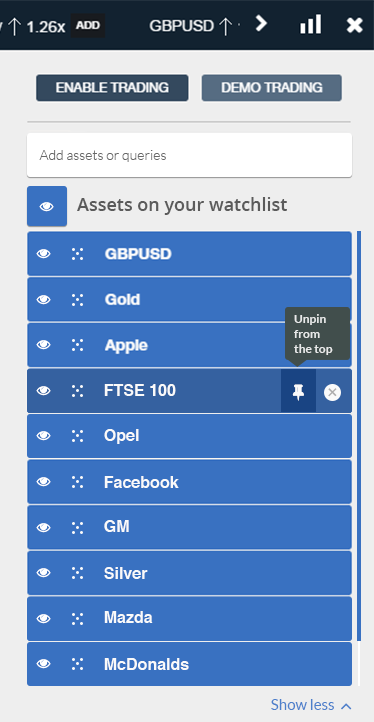
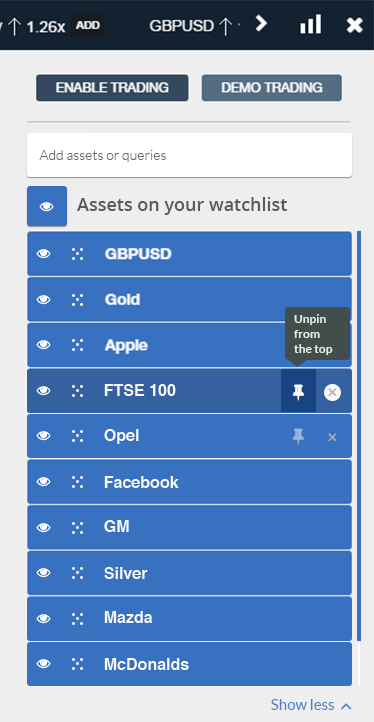
Revision of a layered 374 × 722 image; what changed, layer by layer:
added layer "action point копия 2 copy" (50%) in group "Hover (Enabled)" over left=292, top=428, right=304, bottom=445
added layer "+ copy" in group "Hover (Enabled)" over left=328, top=433, right=337, bottom=442
